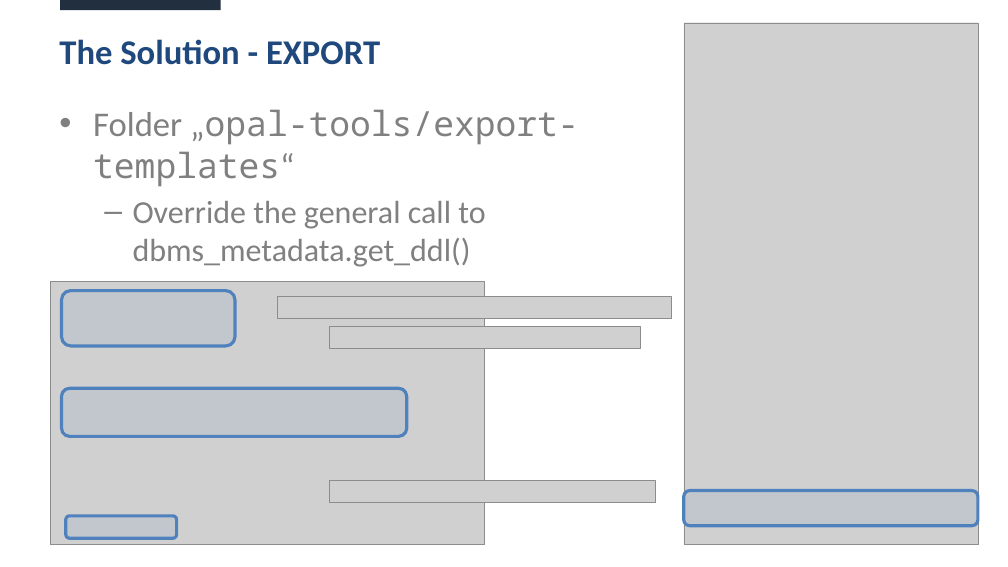
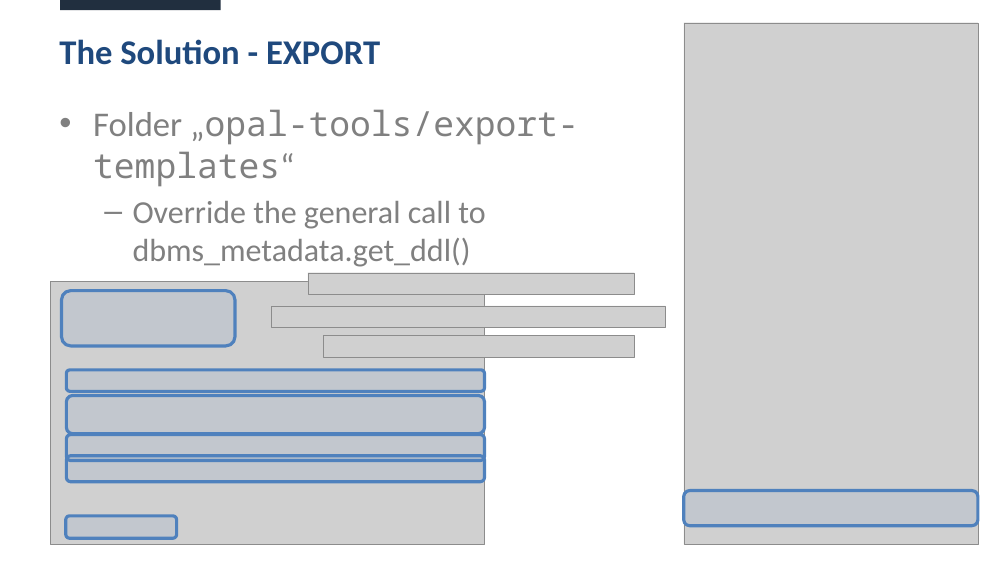
Before and after one commit to daust/opal-tools, a slide deck: slide 18 of src/doc/OPAL Tools.pptx (slide 17 before the commit). Drawn at 1008x567 pixels with LibreOffice and Linux fonts; fonts in the diff are those of the drawing; grey boxes stand for pictures. Boxes give left, top, right and bottom in pixels: in the first picture for what was removed or moved away, otherwise in the second. Text is boxed around its words. In the diff, an @@ line names an element or a change of style, - is before the commit and + after.

```diff
--- a/src/doc/OPAL Tools.pptx
+++ b/src/doc/OPAL Tools.pptx
@@ picture: place and size @@
-picture at box(329, 480, 655, 502)
+picture at box(308, 273, 635, 294)
@@ picture: place and size @@
-picture at box(277, 297, 671, 318)
+picture at box(271, 306, 665, 327)
@@ picture: place and size @@
-picture at box(329, 326, 640, 348)
+picture at box(323, 335, 634, 357)
@@ rounded rectangle: place and size @@
-rounded rectangle at box(62, 388, 407, 436)
+rounded rectangle at box(67, 370, 485, 391)
@@ rounded rectangle added at box(67, 395, 485, 434), fill #4F81BD at 10% opacity, outline #4F81BD 6 pt @@
@@ rounded rectangle added at box(67, 435, 485, 461), fill #4F81BD at 10% opacity, outline #4F81BD 6 pt @@
@@ rounded rectangle added at box(67, 456, 485, 482), fill #4F81BD at 10% opacity, outline #4F81BD 6 pt @@
```
Also in this commit, not shown: 6 other slides changed, 2 slides added, 24 other files.
